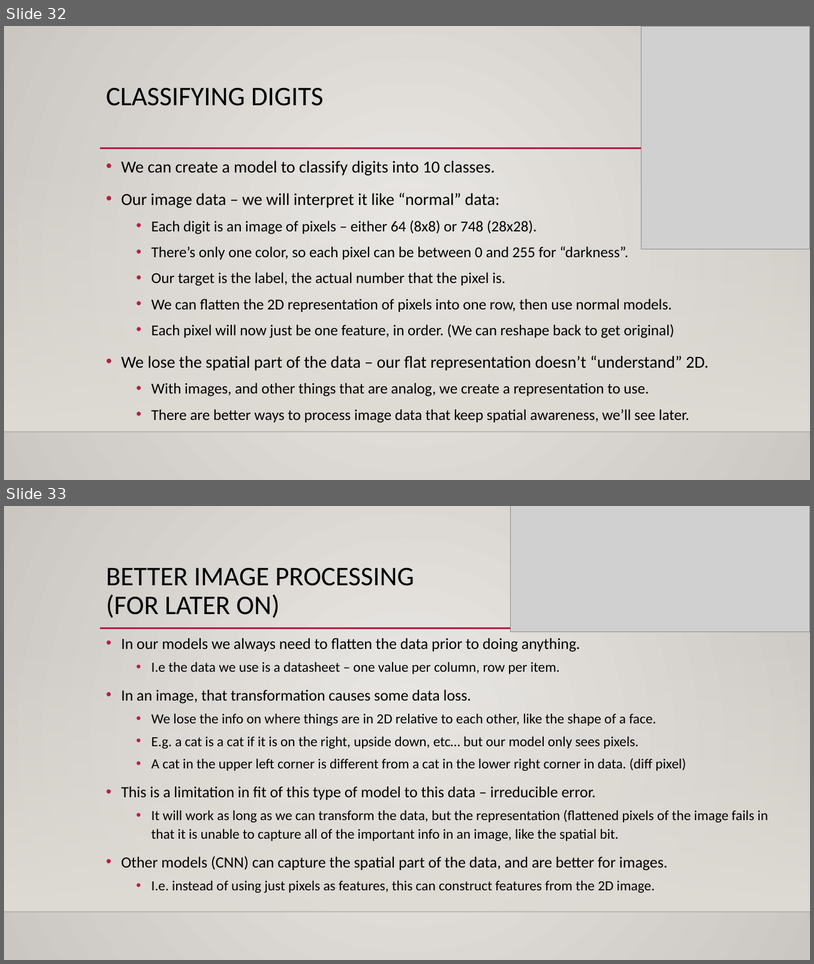
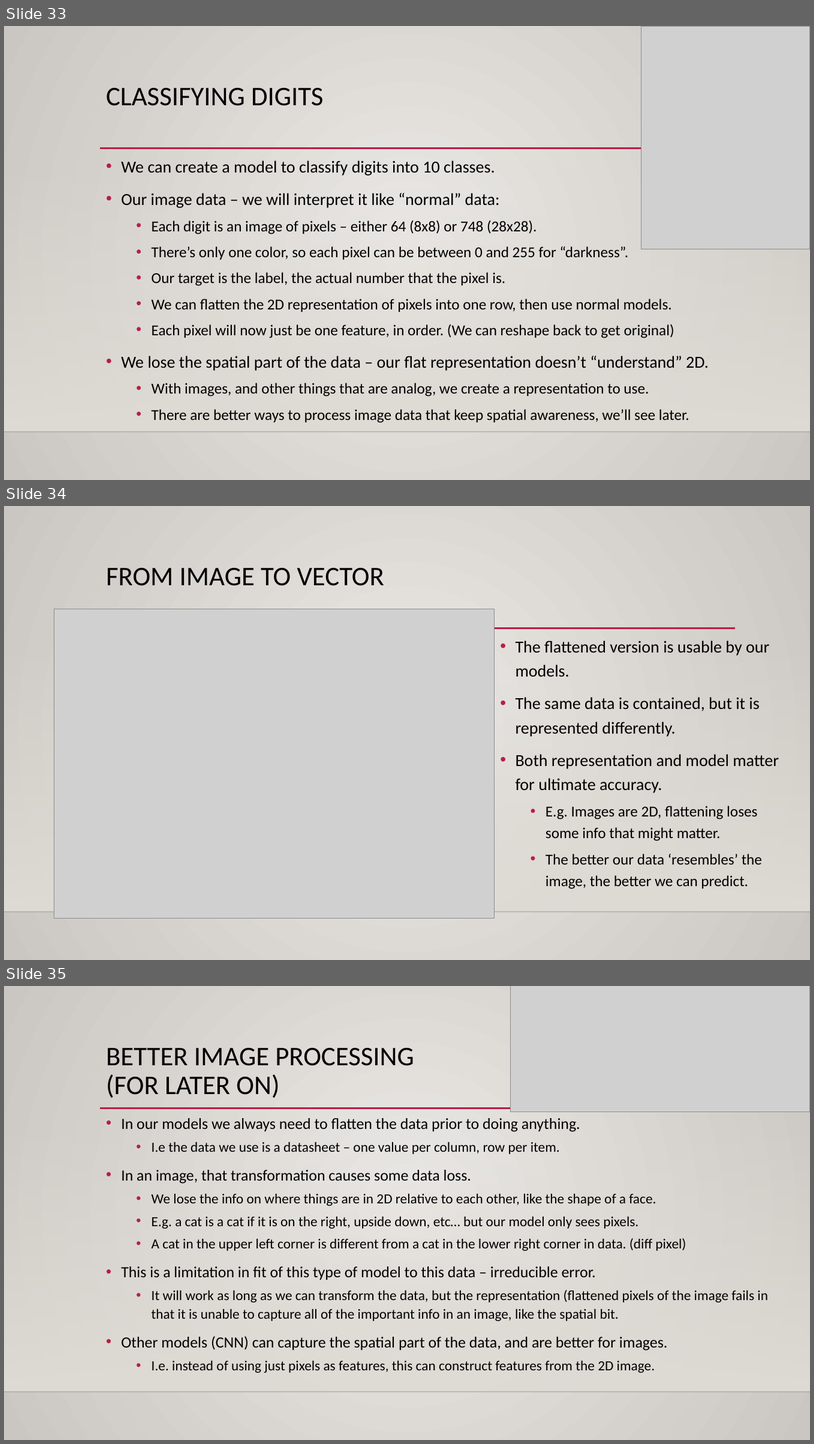
Before and after one commit to AkeemSemperDataScience/Intro_to_Machine_Learning_Students, a slide deck: reference_content/Slides/008_Log_Reg_Images.pptx. Shown one above the other, each under a label of ours: slides 32 and 33 before the commit, slides 33, 34 and 35 after it. The pictures are 814x964 and 814x1444 pixels, drawn with LibreOffice and Linux fonts; fonts in the diff are those of the drawing; grey boxes stand for pictures; background and template pictures are left out. Boxes give left, top, right and bottom in pixels: in the first picture for what was removed or moved away, otherwise in the second. Text is boxed around its words. In the diff, an @@ line names an element or a change of style, - is before the commit and + after.

```diff
--- a/reference_content/Slides/008_Log_Reg_Images.pptx
+++ b/reference_content/Slides/008_Log_Reg_Images.pptx
@@ slide 34 added at [4,506,810,960], background gradient #ECEAE7 to #CAC7C1; not listed: 3 template elements that a slide beside it also shows @@
@@ title added at [106,568,384,586], 32 pt, text #000000 @@
+FROM IMAGE TO VECTOR
@@ picture added at [54,609,495,918] @@
@@ text added at [516,640,779,889], 20 pt, text #000000 @@
+• The flattened version is usable by our models.
+• The same data is contained, but it is represented differently.
+• Both representation and model matter for ultimate accuracy.
+  • E.g. Images are 2D, flattening loses some info that might matter.
+  • The better our data ‘resembles’ the image, the better we can predict.
@@ what was slide 32 is now slide 33 @@
@@ what was slide 33 is now slide 35 @@
```
Also in this commit, not shown: 2 slides changed, 1 other slide added, 7 other files.
